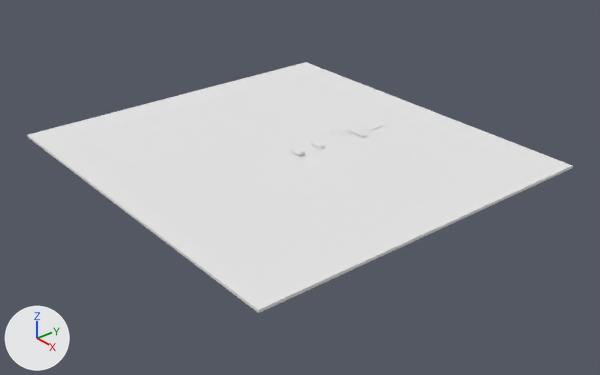
An edit to the Blender file BlenderFiles/SlotCar.blend, drawn before and after from the same camera.
Rendered twice from a 50 mm lens placed at (21.71, -17.59, 12.8), pointed at (0.29, -0.12, -1.23). Lighting does not change. The marker at lower left points along +X, +Y and +Z.

Names of what the first picture shows: 'Floor'.
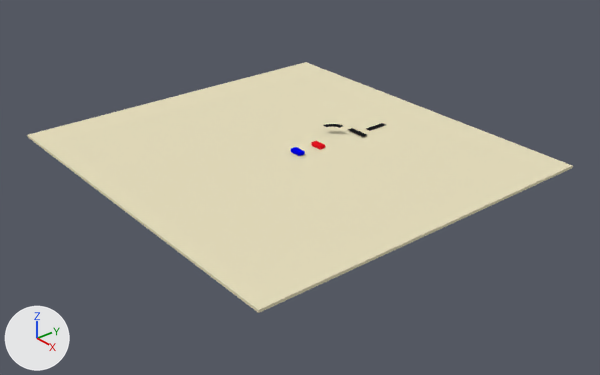
What differs and where, as boxes (x1, y1, x2, y2) in the pictures (600 x 375 px):
'Floor', recoloured (white to beige)
    both: (27, 62, 573, 313)
'Curve1', reshaped (not visible before)
    after: (323, 124, 343, 128)
part 1 of me_circle_002, added
    after: (324, 124, 343, 127)

The change, as a list of edits to the scene's bpy script:
```text
Change mat_material:
    mat_material.base_color: (0.8, 0.8, 0.8) -> (0.8, 0.737, 0.513)  # white #e7e7e7 -> beige #e7dfbe
Add mat_track_material:
    mat_track_material = diffuse_material('Track Material')
    mat_track_material.base_color = (0.0111, 0.0111, 0.0111)  # black #1b1b1b
Change me_circle_002:
    used by ob_curve1; location = (0.0, 2.0, 0.1); scale = (0.325, 0.325, 1.0)
    remove me_circle_002.from_pydata(...)  # 36 vertices, 18 faces; spans x -1.77..0.0, y 0.0..1.77, z 0.0..0.01
    add me_circle_002.from_pydata(...)  # 36 vertices, 20 faces; spans x -1.77..0.0, y 0.0..1.77, z 0.0..0.01
    me_circle_002 part 1
    2 new faces join them
    add me_circle_002.materials.append(mat_track_material)  # black #1b1b1b
```
